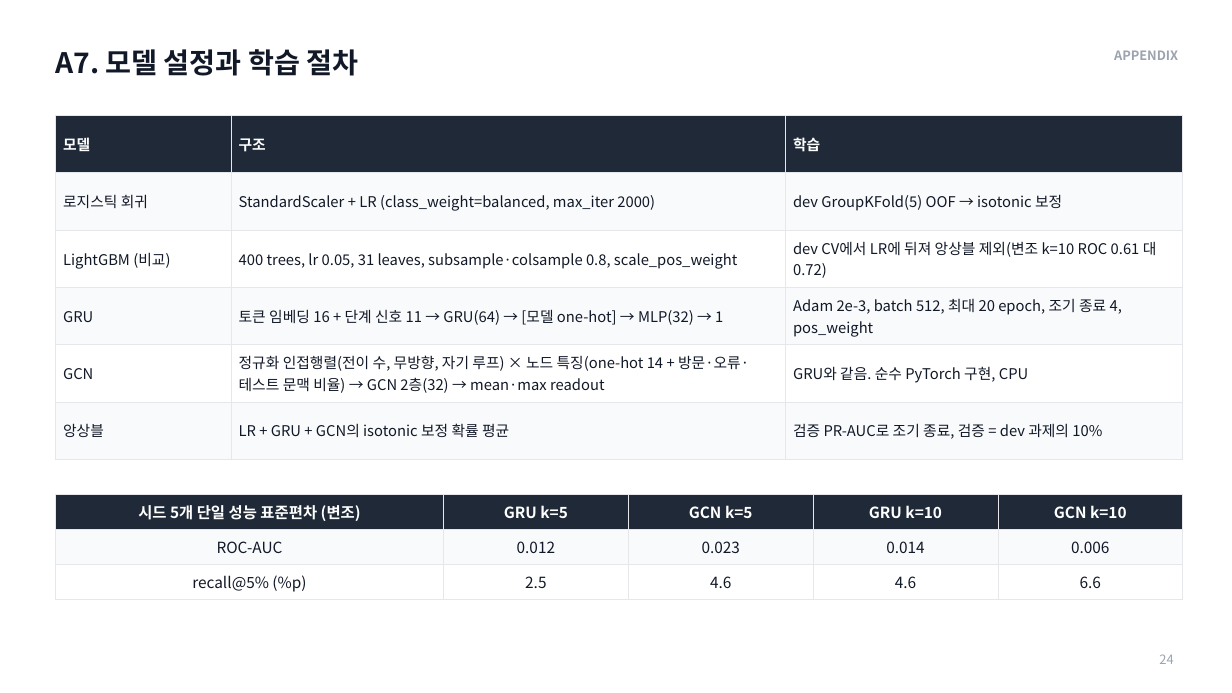
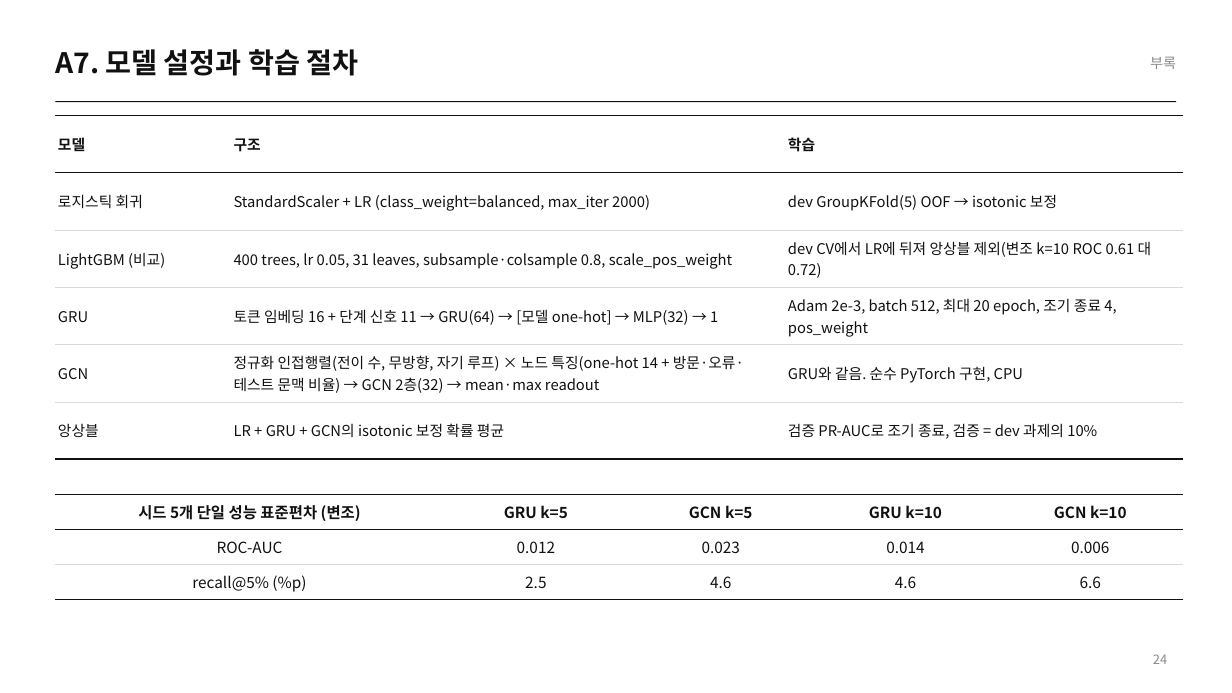
Before and after one commit to jeonbinggu/bigdata-agent-failure-prediction, a slide deck: slide 24 of slides/27팀_발표.pptx. Drawn at 1232x693 pixels with LibreOffice and Linux fonts; fonts in the diff are those of the drawing. Boxes give left, top, right and bottom in pixels: in the first picture for what was removed or moved away, otherwise in the second. Text is boxed around its words. In the diff, an @@ line names an element or a change of style, - is before the commit and + after.

```diff
--- a/slides/27팀_발표.pptx
+++ b/slides/27팀_발표.pptx
@@ title "A7. 모델 설정과 학습 절차" at [55, 49, 358, 76]: text colour #111827 to #111111 @@
@@ text removed at [1114, 50, 1178, 60] @@
-APPENDIX
@@ text added at [1150, 57, 1176, 69], 11 pt, text #8A8A8A @@
+부록
@@ table at [55, 116, 1183, 443] @@
@@ fill #1F2937 to none in row 1 @@
@@ fill #F9FAFB to none in 9 cells @@
@@ fill #FFFFFF to none in 6 cells @@
@@ text colour #FFFFFF to #111111 in "모델", "구조", "학습" @@
@@ text colour #111827 to #111111 @@
@@ borders changed @@
@@ line added from (55, 102) to (1177, 102), #111111 0.75 pt @@
@@ table at [55, 494, 1183, 596] @@
@@ fill #1F2937 to none in row 1 @@
@@ fill #F9FAFB to none in row 2 @@
@@ fill #FFFFFF to none in row 3 @@
@@ text colour #FFFFFF to #111111 in "시드 5개 단일 성능 표준편차 (변조)", "GRU k=5", "GCN k=5", "GRU k=10" and 1 more places @@
@@ text colour #111827 to #111111 in "ROC-AUC", "0.012", "0.023", "0.014" and 6 more places @@
@@ borders changed @@
@@ page number at [1153, 654, 1167, 664]: text colour #9CA3AF to #8A8A8A; alignment left to right @@
```
Also in this commit, not shown: 28 other slides changed, 3 other files.
